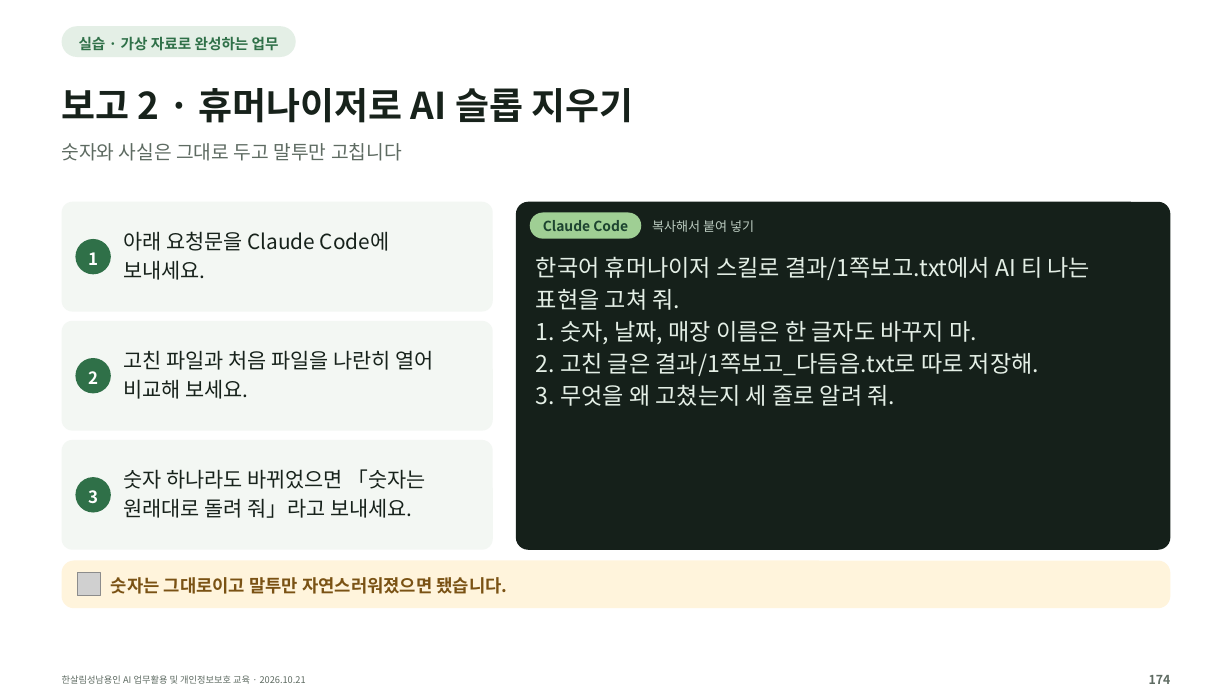
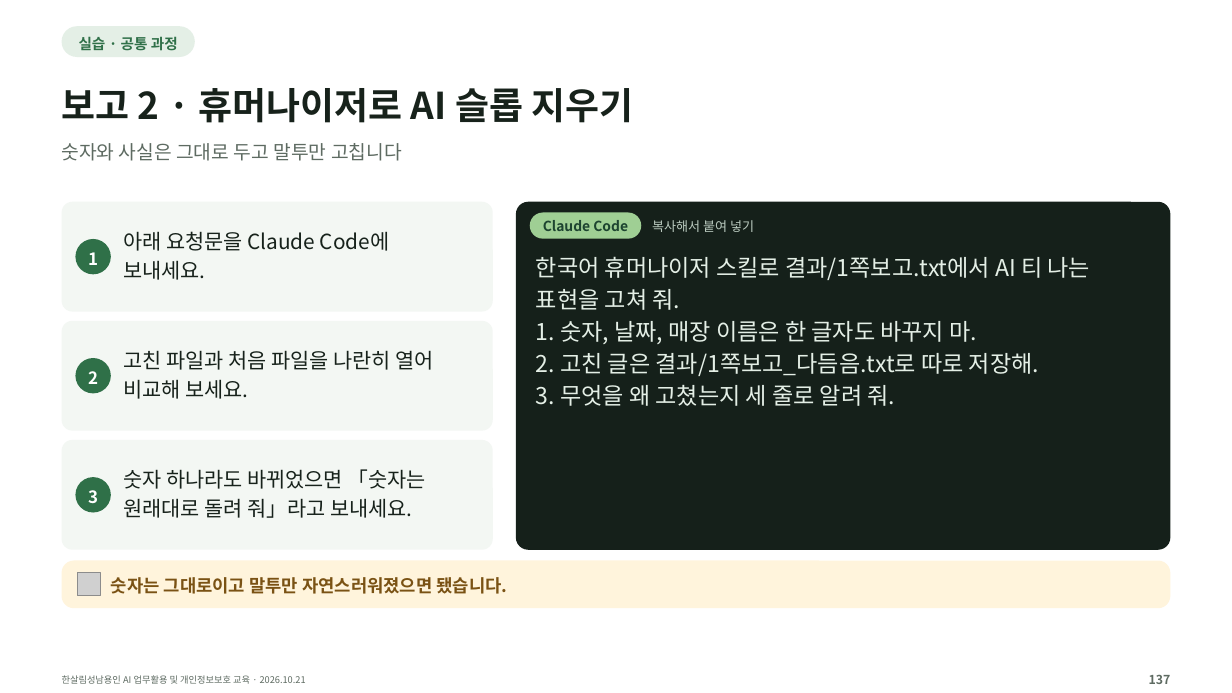
Before and after one commit to kscold/kscold-blog-version-2, a slide deck: slide 137 of apps/web/public/hansalim/files/한살림_AI교육_강의자료.pptx (slide 150 before the commit). Drawn at 1232x693 pixels with LibreOffice and Linux fonts; fonts in the diff are those of the drawing; grey boxes stand for pictures. Boxes give left, top, right and bottom in pixels: in the first picture for what was removed or moved away, otherwise in the second. Text is boxed around its words. In the diff, an @@ line names an element or a change of style, - is before the commit and + after.

Commit message:
fix(frontend): 한살림 자료를 최신 164장 자료 묶음으로 갱신함
- 강의 저장소 39f17db의 release e434be337f57ec3f(164장)로 실습 ZIP·PDF·PPT를 바꿈. 글꼴 ZIP은 그대로임
- 새 실습 ZIP에 든 실습길잡이.pdf를 폴더 그림에 넣고, 준비가 끝나면 이 문서부터 열도록 안내함(ZIP의 먼저읽기.txt와 같은 안내)
- 새 PDF는 출처 링크를 빼고 영상 링크 20개만 남겼음. 영상이 있는 5장 모두 링크가 있어 웹 슬라이드에서 그대로 눌림

```diff
--- a/apps/web/public/hansalim/files/한살림_AI교육_강의자료.pptx
+++ b/apps/web/public/hansalim/files/한살림_AI교육_강의자료.pptx
@@ rounded rectangle: place and size @@
-rounded rectangle at (62,26,296,56)
+rounded rectangle at (62,26,195,56)
@@ text at (79,36,178,51): text changed @@
-실습 · 가상 자료로 완성하는 업무
+실습 · 공통 과정
@@ text at (1149,675,1171,684): text changed @@
-174
+137
```
Also in this commit, not shown: 150 other slides changed, 8 slides added, 9 slides removed, 5 other files.
